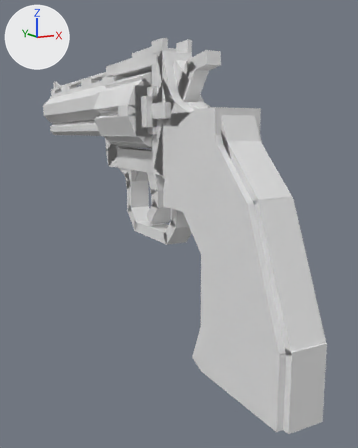
Before and after pictures for a commit that changed the Blender file ntm-animator.blend.
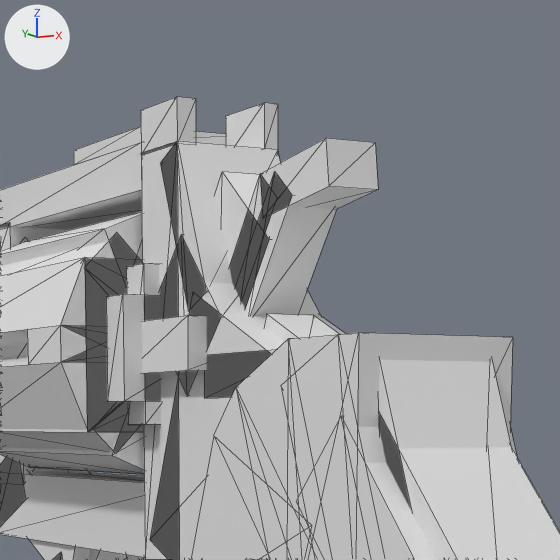
Each version is shown whole from a 50 mm lens placed at (-0.314, -0.761, 0.073), pointed at (0.069, -0.049, -0.073), then close up on the part from 31% to 77% of the width and 2% to 39% of the height. Arrows for +X, +Y and +Z are at upper left; the lights stay in place. The close-ups show mesh edges as thin lines.

The first close-up shows 'Body', 'Cylinder', 'Grip', 'Hammer'.
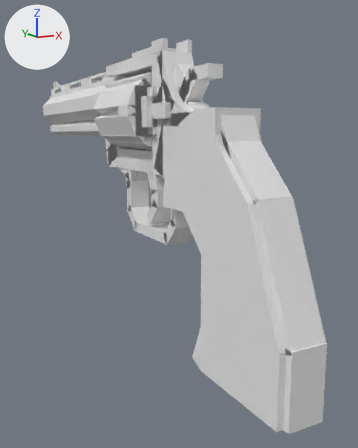
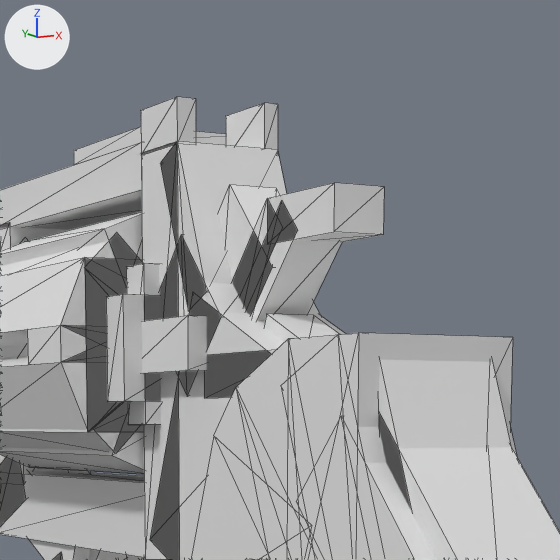
The change in detail:
Object 'Hammer' (ob_hammer) turns from (-7.4, 0, 0) to (0, 0, 0) degrees about x, y and z.

Boxes (x1, y1, x2, y2) around the edits, measured in the close-ups (560 x 560 px):
'Hammer', turned: before (215, 138, 378, 316); after (219, 183, 384, 321)
